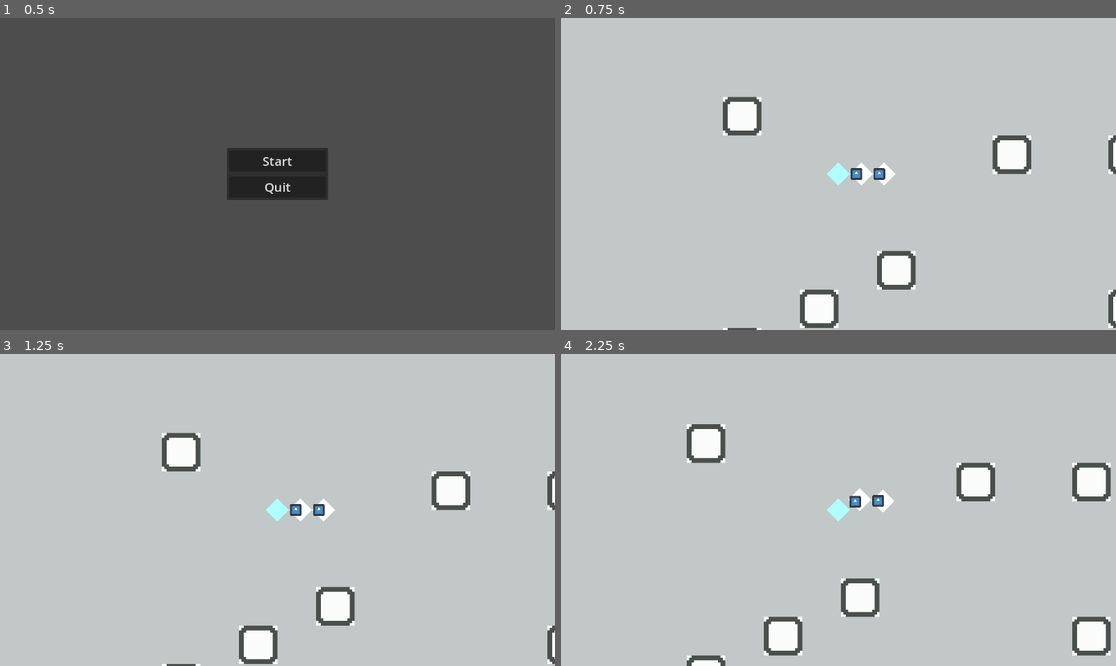
Above: before the commit, frames 1-4 (two rows, left to right).
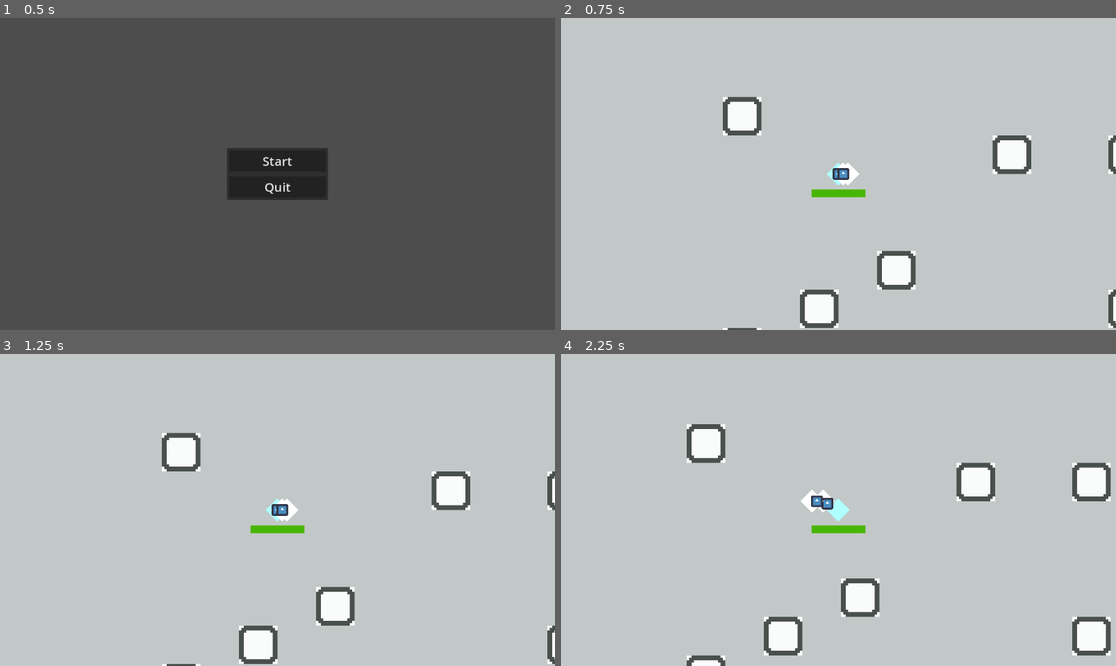
Above: after the commit, the same moments.

Repository: Hokome/GMTK-2024
Game: Godot game, scene res://ui/main_menu.tscn
Two runs of this game, one before a commit and one after it. Both use one fixed random seed, a clock stepped at 60 frames per second and the inputs below. The engine's default icon, where the game draws it, is replaced by a stand-in: a white triangle on a blue panel in a dark square.
Inputs:
- Up to frame 1 (0.5 s): no input
- Up to frame 2 (0.75 s): click "Start" at 0.5 s
- Up to frame 3 (1.25 s): no input
- Up to frame 4 (2.25 s): tap Enter at 1.25 s; hold D (move_right) 1.28-2.03 s; hold S (move_down) from 2.03 s (still down)

Frame 1 is identical in both runs. In frame 2, 0.8% of the frame differs, in the area x 45-61%, y 46-58%; in frame 3, 0.8%; in frame 4, 0.9%, in the area x 43-61%, y 42-58%.

Commit message:
Slight movement rework

Diff:
--- a/project.godot
+++ b/project.godot
@@ -55,6 +55,12 @@
 ]
 }
 
+[layer_names]
+
+2d_physics/layer_1="terrain"
+2d_physics/layer_2="player"
+2d_physics/layer_3="enemy"
+
 [rendering]
 
 textures/canvas_textures/default_texture_filter=0
--- a/scenes/band_member.tscn
+++ b/scenes/band_member.tscn
@@ -9,13 +9,12 @@
 
 [node name="entity" type="CharacterBody2D"]
 collision_layer = 2
-collision_mask = 3
 motion_mode = 1
 wall_min_slide_angle = 0.872665
 script = ExtResource("1_tbeal")
-speed = 90.0
+speed = 100.0
 
-[node name="controller" type="Node" parent="." node_paths=PackedStringArray("pointer")]
+[node name="member_controller" type="Node" parent="." node_paths=PackedStringArray("pointer")]
 script = ExtResource("2_w6x3n")
 pointer = NodePath("../sprite_2d")
 
--- a/scenes/enemy.tscn
+++ b/scenes/enemy.tscn
@@ -1,18 +1,21 @@
-[gd_scene load_steps=4 format=3 uid="uid://d311nkqnp2kt"]
+[gd_scene load_steps=6 format=3 uid="uid://d311nkqnp2kt"]
 
 [ext_resource type="Script" path="res://scripts/entity.gd" id="1_07fhc"]
 [ext_resource type="Script" path="res://scripts/enemy_follow.gd" id="1_8qy2a"]
+[ext_resource type="Script" path="res://scripts/enemy_hitbox.gd" id="3_natej"]
 
 [sub_resource type="CircleShape2D" id="CircleShape2D_d57qw"]
 radius = 24.0
 
+[sub_resource type="CircleShape2D" id="CircleShape2D_n7ahp"]
+radius = 48.0
+
 [node name="enemy" type="CharacterBody2D"]
+collision_layer = 4
+collision_mask = 5
 motion_mode = 1
 script = ExtResource("1_07fhc")
-speed = 70.0
-
-[node name="collider" type="CollisionShape2D" parent="."]
-shape = SubResource("CircleShape2D_d57qw")
+speed = 50.0
 
 [node name="follow_player" type="Node" parent="."]
 script = ExtResource("1_8qy2a")
@@ -20,3 +23,18 @@
 [node name="placeholder" type="Polygon2D" parent="."]
 color = Color(1, 0.49, 0.49, 1)
 polygon = PackedVector2Array(-16, -32, 16, -32, 32, -16, 56, 0, 32, 16, 16, 32, -16, 32, -32, 16, -32, -16)
+
+[node name="collider" type="CollisionShape2D" parent="."]
+shape = SubResource("CircleShape2D_d57qw")
+
+[node name="hitbox" type="Area2D" parent="."]
+collision_layer = 0
+collision_mask = 2
+monitorable = false
+script = ExtResource("3_natej")
+damage = 20.0
+
+[node name="shape" type="CollisionShape2D" parent="hitbox"]
+shape = SubResource("CircleShape2D_n7ahp")
+
+[node name="cooldown" type="Timer" parent="hitbox"]
--- a/scenes/player.tscn
+++ b/scenes/player.tscn
@@ -1,14 +1,17 @@
-[gd_scene load_steps=6 format=3 uid="uid://dx7ofru6ad8pa"]
+[gd_scene load_steps=8 format=3 uid="uid://dx7ofru6ad8pa"]
 
 [ext_resource type="Script" path="res://scripts/entity.gd" id="1_1qu3r"]
 [ext_resource type="Script" path="res://scripts/player_controller.gd" id="2_67k4m"]
 [ext_resource type="Script" path="res://scripts/band_leader.gd" id="3_7tko6"]
+[ext_resource type="Script" path="res://scripts/health.gd" id="4_4ikf4"]
 [ext_resource type="PackedScene" uid="uid://cyt8d3hqpd6ae" path="res://scenes/enemy_spawner.tscn" id="4_ekqs5"]
+[ext_resource type="Theme" uid="uid://cabxqkghtkxtt" path="res://ui/main_theme.tres" id="6_oyb0s"]
 
 [sub_resource type="CircleShape2D" id="CircleShape2D_chqqo"]
 radius = 24.0
 
 [node name="player" type="CharacterBody2D"]
+collision_layer = 2
 motion_mode = 1
 wall_min_slide_angle = 0.872665
 script = ExtResource("1_1qu3r")
@@ -20,6 +23,9 @@
 [node name="band_leader" type="Node" parent="."]
 script = ExtResource("3_7tko6")
 
+[node name="health" type="Node" parent="."]
+script = ExtResource("4_4ikf4")
+
 [node name="placeholder" type="Polygon2D" parent="."]
 color = Color(0.690196, 1, 1, 1)
 polygon = PackedVector2Array(0, -24, 24, 0, 0, 24, -24, 0)
@@ -30,3 +36,22 @@
 [node name="camera" type="Camera2D" parent="."]
 
 [node name="spawner" parent="." instance=ExtResource("4_ekqs5")]
+
+[node name="player_hud" type="Node2D" parent="."]
+position = Vector2(0, 32)
+
+[node name="health_bar" type="ProgressBar" parent="player_hud"]
+custom_minimum_size = Vector2(100, 0)
+anchors_preset = 5
+anchor_left = 0.5
+anchor_right = 0.5
+offset_left = -56.0
+offset_right = 56.0
+offset_bottom = 16.0
+grow_horizontal = 2
+theme = ExtResource("6_oyb0s")
+theme_type_variation = &"HealthBar"
+value = 100.0
+show_percentage = false
+
+[connection signal="health_changed" from="health" to="player_hud/health_bar" method="set_value"]
--- a/scripts/band_member_controller.gd
+++ b/scripts/band_member_controller.gd
@@ -1,5 +1,7 @@
 extends Node
 class_name BandMemberController
+
+const TARGET_DISTANCE := 50.0
 
 var front_member: Entity
 @onready var entity: Entity = get_parent()
@@ -11,6 +13,8 @@
 	#print("ready: " + name+" |"+str(entity.position))
 
 func _physics_process(_delta: float) -> void:
-	var direction := entity.position.direction_to(front_member.position)
-	pointer.position = 10*direction
-	entity.movement_direction = direction
+	var direction := front_member.position - entity.position
+	if direction.length_squared() > TARGET_DISTANCE * TARGET_DISTANCE:
+		entity.movement_direction = direction.normalized()
+
+	pointer.position = 10*direction.normalized()
--- a/scripts/enemy_follow.gd
+++ b/scripts/enemy_follow.gd
@@ -7,6 +7,5 @@
 func _physics_process(_delta: float) -> void:
 	#Change direction based on player
 	var direction := entity.position.direction_to(target.position)
-	print(direction)
 	entity.movement_direction = direction
 	$"../placeholder".look_at(target.position)
--- /dev/null
+++ b/scripts/enemy_hitbox.gd
@@ -0,0 +1,10 @@
+extends Area2D
+class_name EnemyHitbox
+
+@export var damage: float
+
+func _ready() -> void:
+	body_entered.connect(_on_body_entered)
+
+func _on_body_entered(body: Node2D) -> void:
+	if body is not Entity: return
--- a/scripts/enemy_spawner.gd
+++ b/scripts/enemy_spawner.gd
@@ -1,8 +1,9 @@
 extends Node2D
+class_name Spawner
 
 var spawn = preload("res://scenes/enemy.tscn")
 var limit: int = 10
-var offset: float = 100
+var offset: float = 500
 
 # Called when the node enters the scene tree for the first time.
 func _ready() -> void:
@@ -14,7 +15,7 @@
 	var enemy: Entity = spawn.instantiate()
 	game.add_child(enemy)
 	var random_direction := Vector2(randf() - 0.5, randf() - 0.5).normalized()
-	enemy.global_position = random_direction * offset
+	enemy.global_position = global_position + random_direction * offset
 
 	enemy.get_node("follow_player").target = game.player
 
--- a/scripts/game.gd
+++ b/scripts/game.gd
@@ -15,6 +15,7 @@
 	var player_scene := preload("res://scenes/player.tscn")
 	player = player_scene.instantiate()
 	add_child(player)
+	player.get_node("health").died.connect(game_over)
 
 	spawn_member()
 	spawn_member()
@@ -23,5 +24,8 @@
 	var member_scene := preload("res://scenes/band_member.tscn")
 	var member_entity: Entity = member_scene.instantiate()
 	member_entity.name = "member"
-	var member: BandMemberController = member_entity.get_node("controller")
+	var member: BandMemberController = member_entity.get_node("member_controller")
 	player.get_node("band_leader").add_member(member)
+
+func game_over():
+	print("game over")
--- /dev/null
+++ b/scripts/health.gd
@@ -0,0 +1,25 @@
+extends Node
+class_name Health
+
+signal died
+signal health_changed(new_value: float)
+
+@export var max_health: float = 100
+var health: float:
+	set(value):
+		var old := health
+		health = clamp(value, 0, max_health)
+		if old == health: return
+
+		health_changed.emit(health)
+		if value <= 0:
+			die()
+
+func _ready() -> void:
+	health = max_health
+
+func damage(amount: float):
+	health -= amount
+
+func die() -> void:
+	died.emit()
--- a/ui/main_theme.tres
+++ b/ui/main_theme.tres
@@ -1,8 +1,17 @@
-[gd_resource type="Theme" format=3 uid="uid://cabxqkghtkxtt"]
+[gd_resource type="Theme" load_steps=3 format=3 uid="uid://cabxqkghtkxtt"]
+
+[sub_resource type="StyleBoxFlat" id="StyleBoxFlat_p20wd"]
+bg_color = Color(0.6, 0.18, 0.18, 1)
+
+[sub_resource type="StyleBoxFlat" id="StyleBoxFlat_bh0ic"]
+bg_color = Color(0.281538, 0.711096, 0, 1)
 
 [resource]
 default_font_size = 26
 BoxContainer/constants/separation = 10
+HealthBar/base_type = &"ProgressBar"
+HealthBar/styles/background = SubResource("StyleBoxFlat_p20wd")
+HealthBar/styles/fill = SubResource("StyleBoxFlat_bh0ic")
 MarginContainer/constants/margin_bottom = 5
 MarginContainer/constants/margin_left = 5
 MarginContainer/constants/margin_right = 5
